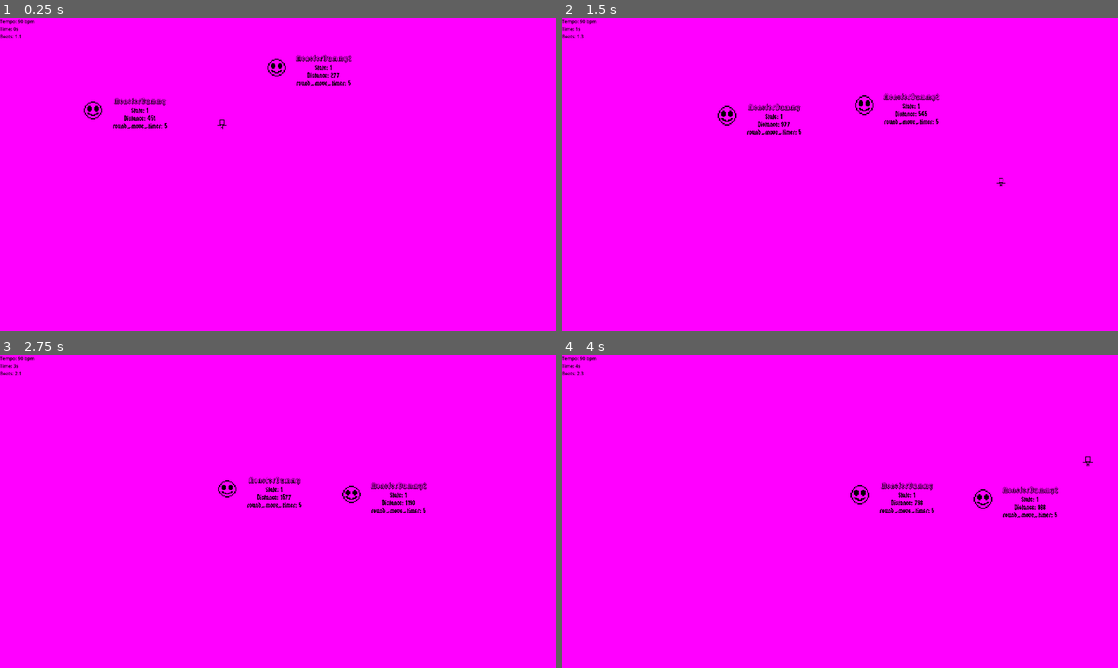
Above: before the commit, frames 1-4 (two rows, left to right).
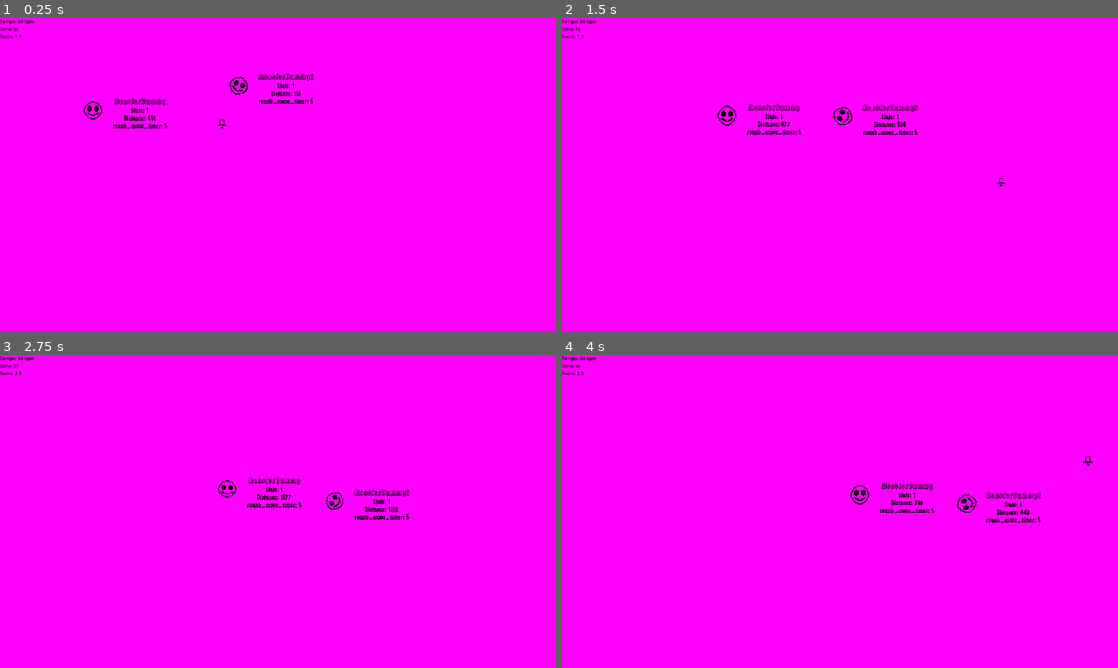
Above: after the commit, the same moments.

Repository: slost/1bj-hero-core
Game: Godot game, scene res://Scenes/Game/game.tscn
Two runs of this game, one before a commit and one after it. Both use one fixed random seed, a clock stepped at 60 frames per second and the inputs below.
Inputs:
- Up to frame 1 (0.25 s): no input
- Up to frame 2 (1.5 s): hold Right (move_right) 0.53-1.28 s; hold Down (move_down) from 1.28 s (still down)
- Up to frame 3 (2.75 s): release Down (move_down) at 2.03 s; hold Right (move_right) from 2.03 s (still down)
- Up to frame 4 (4 s): release Right (move_right) at 2.78 s; hold Up (move_up) 2.78-3.53 s; hold Left (move_left) from 3.53 s (still down)

The runs differ from the first frame. In frame 1, 0.7% of the frame differs, in the area x 41-64%, y 11-28%; in frame 2, 0.7%; in frame 3, 0.7%; in frame 4, 0.8%, in the area x 71-90%, y 42-54%.

Commit message:
Add feature: Monster look at player

Diff:
--- a/Scenes/Character/monster.gd
+++ b/Scenes/Character/monster.gd
@@ -1,10 +1,14 @@
 extends CharacterBody2D
 class_name Monster
 
+@export_category("Stats")
 @export var move_behavior:MOVE_TYPE = MOVE_TYPE.NONE
-@export var debugger : Node
 @export var speed = 200
 @export var radius = 200
+@export var is_look_at_player: bool = false
+
+@export_category("Node")
+@export var debugger: Node
 
 @onready var player = $"..".get_node("Player")
 
@@ -51,6 +55,8 @@
 	process_state()
 	update_debugger_text()
 	move_and_slide()
+	if is_look_at_player:
+		$Sprite2D.rotation = position.angle_to_point(player.global_position) - deg_to_rad(90)
 
 
 func process_state():
@@ -64,7 +70,6 @@
 					velocity = direction * speed
 				MOVE_TYPE.ROUNDED, MOVE_TYPE.ROUNDED_TO_PLYER, MOVE_TYPE.ROUNDED_CLOSE_PLYER:
 					move_round()
-
 
 func move_round():
 	# ทำให้เดินเข้าไปใกล้ ๆ ผู้เล่น สำหรับ ROUNDED_CLOSE_PLYER
--- a/Scenes/Character/monster.tscn
+++ b/Scenes/Character/monster.tscn
@@ -53,6 +53,9 @@
 script = ExtResource("1_pmis6")
 debugger = NodePath("Debugger")
 
+[node name="CollisionShape2D" type="CollisionShape2D" parent="."]
+shape = SubResource("CircleShape2D_ta6hd")
+
 [node name="Debugger" type="RichTextLabel" parent="."]
 offset_left = -5.0
 offset_top = -12.0
@@ -72,9 +75,6 @@
 [/center]"
 scroll_active = false
 
-[node name="CollisionShape2D" type="CollisionShape2D" parent="."]
-shape = SubResource("CircleShape2D_ta6hd")
-
 [node name="Stats" type="Node2D" parent="."]
 script = ExtResource("2_747x5")
 
--- a/Scenes/Character/player.gd
+++ b/Scenes/Character/player.gd
@@ -7,7 +7,7 @@
 @export var inv: Node
 
 # onready
-var speed: int
+var speed: float
 
 
 # การควบคุม
--- a/Scenes/Game/map.tscn
+++ b/Scenes/Game/map.tscn
@@ -24,9 +24,10 @@
 move_behavior = 1
 
 [node name="MonsterDummy2" parent="." instance=ExtResource("3_qrfdy")]
-position = Vector2(989, 133)
+position = Vector2(845, 186)
 scale = Vector2(4, 4)
 move_behavior = 1
+is_look_at_player = true
 
 [node name="Player" parent="." instance=ExtResource("2_ljpgr")]
 editor_description = "ผู้เล่นไง"
--- /dev/null
+++ b/default_bus_layout.tres
@@ -0,0 +1,15 @@
+[gd_resource type="AudioBusLayout" load_steps=3 format=3 uid="uid://bvvg5331kdc2m"]
+
+[sub_resource type="AudioEffectEQ" id="AudioEffectEQ_85w3d"]
+resource_name = "EQ"
+
+[sub_resource type="AudioEffectReverb" id="AudioEffectReverb_myj0l"]
+resource_name = "Reverb"
+room_size = 1.0
+dry = 0.0
+
+[resource]
+bus/0/effect/0/effect = SubResource("AudioEffectEQ_85w3d")
+bus/0/effect/0/enabled = false
+bus/0/effect/1/effect = SubResource("AudioEffectReverb_myj0l")
+bus/0/effect/1/enabled = false
